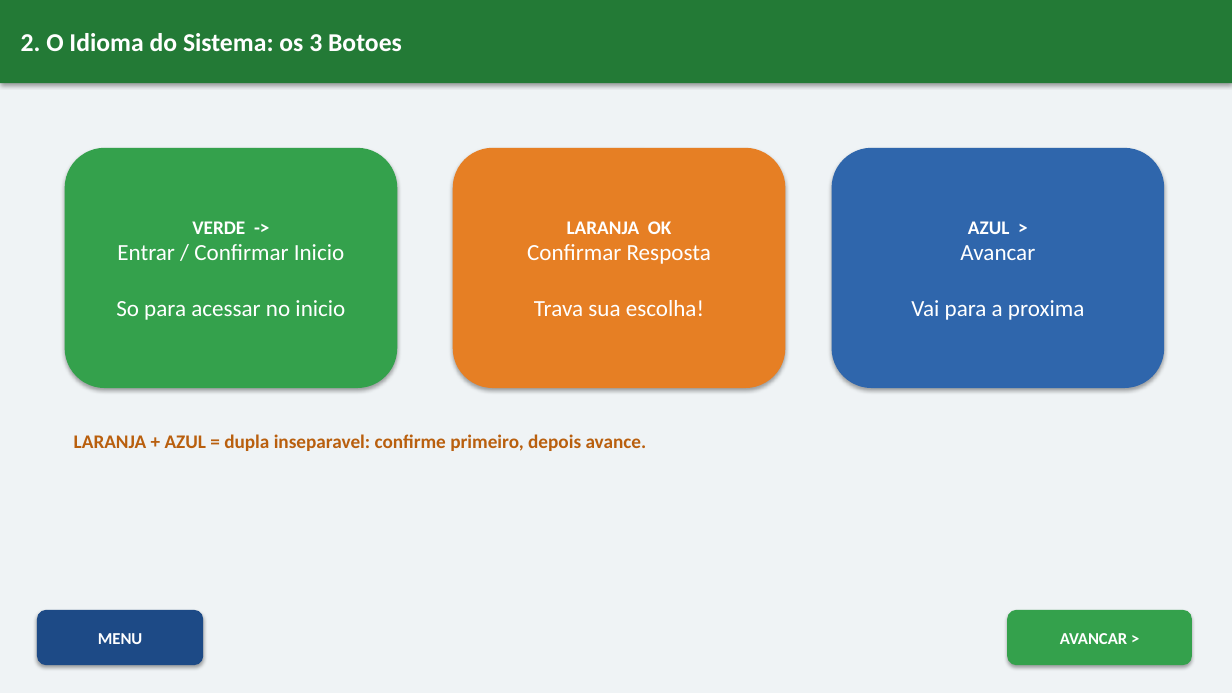
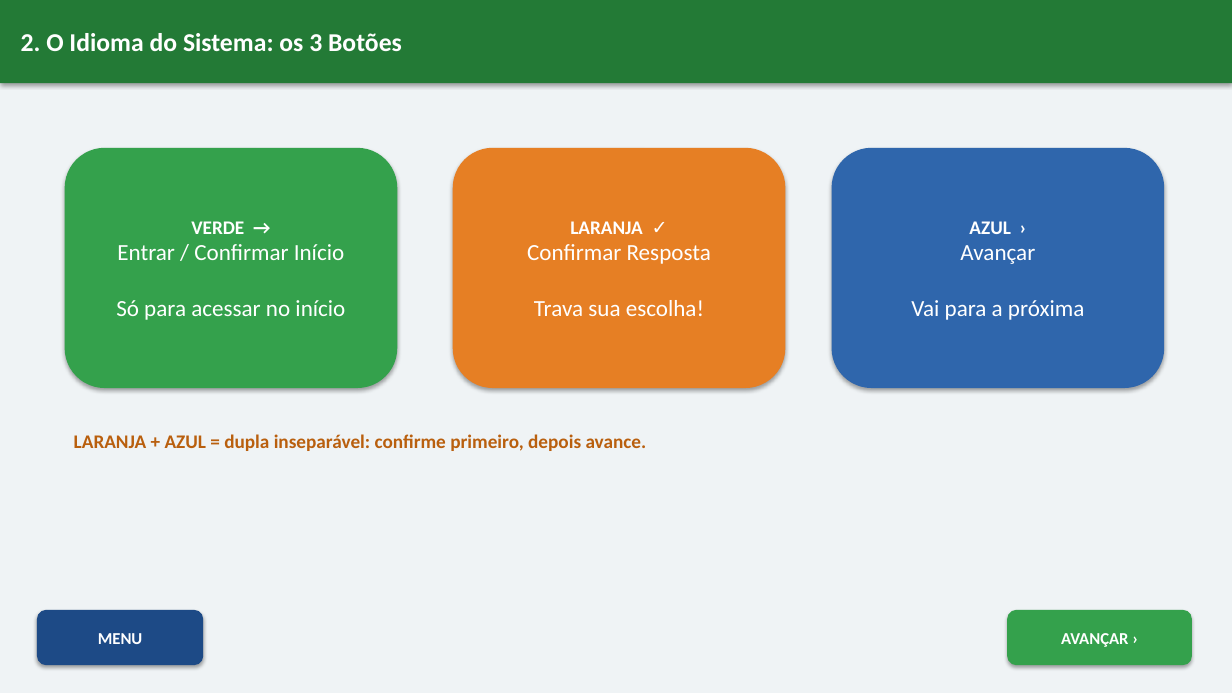
Before and after one commit to Geovane-Maia/Auto-Escola, a slide deck: slide 4 of Apresentacao-Interativa-ABCDETRAN.pptx. Drawn at 1232x693 pixels with LibreOffice and Linux fonts; fonts in the diff are those of the drawing. Boxes give left, top, right and bottom in pixels: in the first picture for what was removed or moved away, otherwise in the second. Text is boxed around its words. In the diff, an @@ line names an element or a change of style, - is before the commit and + after.

Commit message:
PDF e PowerPoint atualizados para prova de 2 horas

```diff
--- a/Apresentacao-Interativa-ABCDETRAN.pptx
+++ b/Apresentacao-Interativa-ABCDETRAN.pptx
@@ text in rectangle at [21,33,402,51]: text changed @@
-2. O Idioma do Sistema: os 3 Botoes
+2. O Idioma do Sistema: os 3 Botões
@@ text in rounded rectangle at [116,221,345,320]: text changed @@
-VERDE ->
-Entrar / Confirmar Inicio
-So para acessar no inicio
+VERDE →
+Entrar / Confirmar Início
+Só para acessar no início
@@ text in rounded rectangle at [527,221,711,316]: text changed @@
-LARANJA OK
-Confirmar Resposta
-Trava sua escolha!
+LARANJA ✓
+Confirmar Resposta
+Trava sua escolha!
@@ text in rounded rectangle at [911,221,1084,320]: text changed @@
-AZUL >
-Avancar
-Vai para a proxima
+AZUL ›
+Avançar
+Vai para a próxima
@@ text at [74,434,647,451]: text changed @@
-LARANJA + AZUL = dupla inseparavel: confirme primeiro, depois avance.
+LARANJA + AZUL = dupla inseparável: confirme primeiro, depois avance.
@@ text in rounded rectangle at [1061,633,1128,647]: text changed @@
-AVANCAR >
+AVANÇAR ›
```
Also in this commit, not shown: 15 other slides changed, 1 other file.
